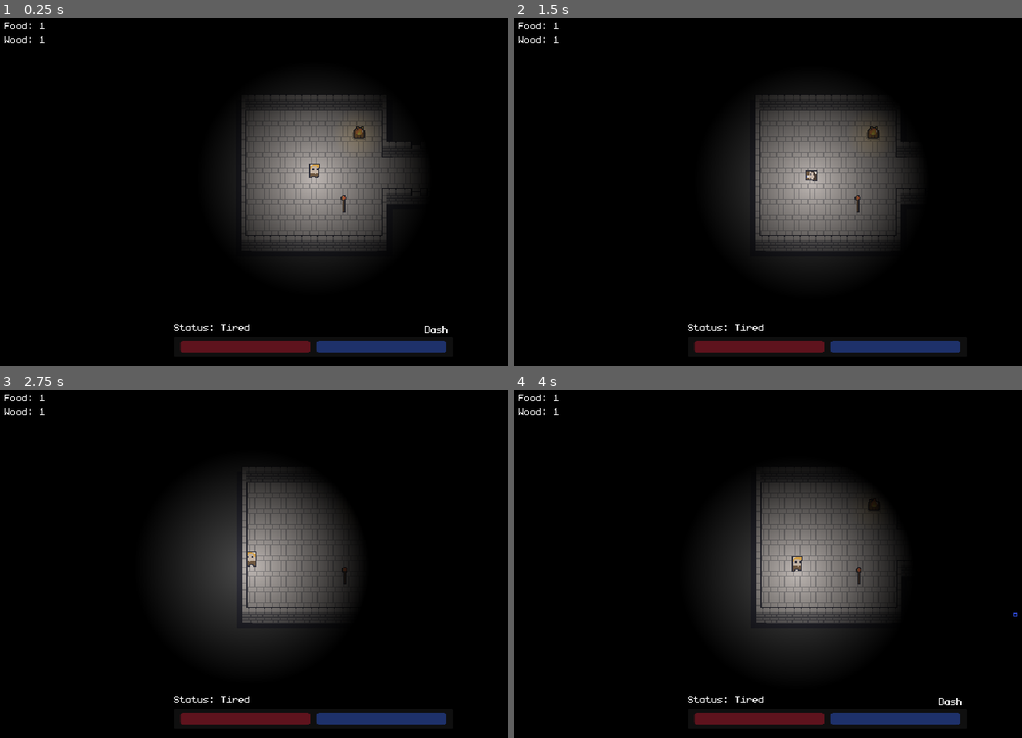
Above: before the commit, frames 1-4 (two rows, left to right).
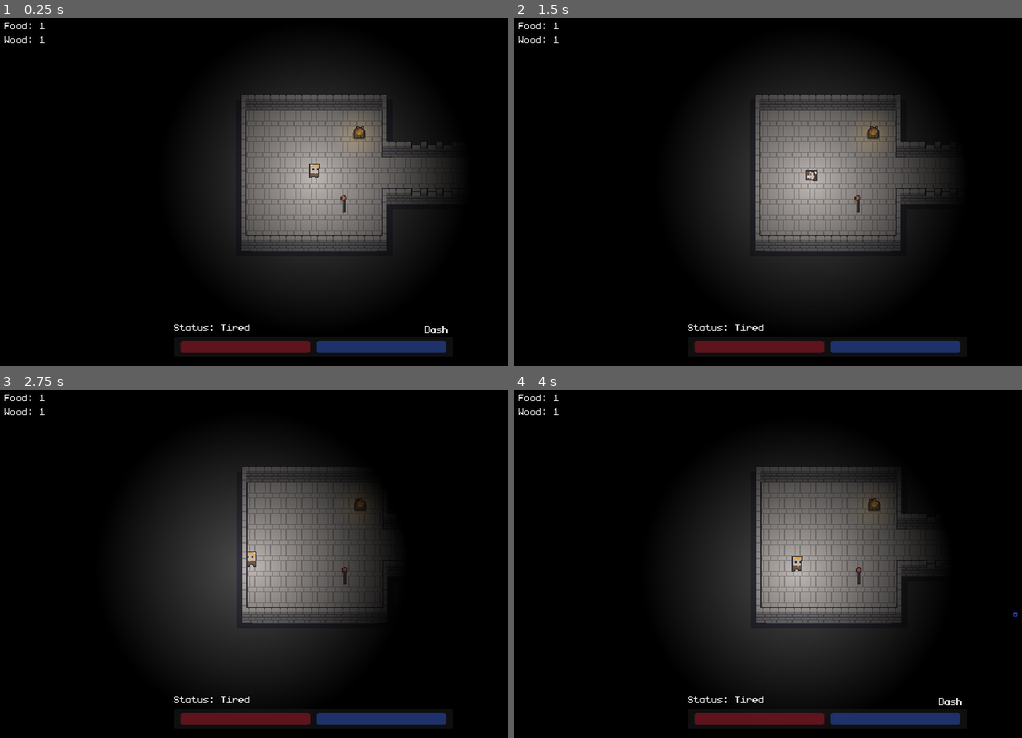
Above: after the commit, the same moments.

Repository: qmarsala/DeliciousDungeon
Game: Godot game, scene res://scenes/levels/dungeon.tscn
Same seed, same stepped clock (60 frames per second), same inputs: the game is played once before the commit and once after it. This scene is started directly instead of the project's main scene.
Inputs (mouse positions are in pixels of both pictures, inside the frame that each line leads up to):
- Up to frame 1 (0.25 s): no input
- Up to frame 2 (1.5 s): move the mouse to (966, 171) at 0.52 s; tap Q (basic_attack) at 0.6 s; tap Enter at 1.25 s; move the mouse to (701, 205) at 1.27 s; right-click (701, 205) at 1.35 s
- Up to frame 3 (2.75 s): move the mouse to (375, 483) at 2.02 s; tap W (heavy_attack) at 2.1 s
- Up to frame 4 (4 s): move the mouse to (793, 633) at 2.77 s; tap E (interact) at 2.85 s; move the mouse to (1016, 616) at 3.52 s; press the mouse at (1016, 616) at 3.53 s

The runs differ from the first frame. In frame 1, 6.2% of the frame differs, in the area x 47-89%, y 22-67%; in frame 2, 6.0%; in frame 3, 7.0%, in the area x 47-77%, y 22-68%; in frame 4, 6.8%.

Commit message:
use new shader in load transitions

Diff:
--- a/src/scenes/game.tscn
+++ b/src/scenes/game.tscn
@@ -1,10 +1,17 @@
-[gd_scene load_steps=9 format=3 uid="uid://c38pvspamielw"]
+[gd_scene load_steps=11 format=3 uid="uid://c38pvspamielw"]
 
 [ext_resource type="Script" path="res://assets/scripts/main.gd" id="1_j0ii5"]
 [ext_resource type="PackedScene" uid="uid://c44qt8656qxed" path="res://scenes/levels/outdoors.tscn" id="2_re2jb"]
 [ext_resource type="PackedScene" uid="uid://v8yl2qd4myvg" path="res://scenes/levels/dungeon.tscn" id="3_sqakx"]
 [ext_resource type="PackedScene" uid="uid://dl4c3hhbw5max" path="res://scenes/main_menu.tscn" id="4_yc5bf"]
 [ext_resource type="PackedScene" uid="uid://dewbvl8yppxyi" path="res://scenes/damage_number.tscn" id="5_k5bt7"]
+[ext_resource type="Shader" path="res://assets/fog.gdshader" id="6_rybb5"]
+
+[sub_resource type="ShaderMaterial" id="ShaderMaterial_32tff"]
+shader = ExtResource("6_rybb5")
+shader_parameter/radius = 0.6
+shader_parameter/origin = Vector2(0.5, 0.5)
+shader_parameter/color = null
 
 [sub_resource type="Animation" id="Animation_al4iy"]
 length = 0.001
@@ -19,6 +26,18 @@
 "transitions": PackedFloat32Array(1),
 "update": 0,
 "values": [Color(0, 0, 0, 0)]
+}
+tracks/1/type = "value"
+tracks/1/imported = false
+tracks/1/enabled = true
+tracks/1/path = NodePath("TransitionLayer/ColorRect:material:shader_parameter/radius")
+tracks/1/interp = 1
+tracks/1/loop_wrap = true
+tracks/1/keys = {
+"times": PackedFloat32Array(0),
+"transitions": PackedFloat32Array(1),
+"update": 0,
+"values": [0.6]
 }
 
 [sub_resource type="Animation" id="Animation_73lpd"]
@@ -49,6 +68,18 @@
 "method": &"_perform_scene_change"
 }]
 }
+tracks/2/type = "value"
+tracks/2/imported = false
+tracks/2/enabled = true
+tracks/2/path = NodePath("TransitionLayer/ColorRect:material:shader_parameter/radius")
+tracks/2/interp = 1
+tracks/2/loop_wrap = true
+tracks/2/keys = {
+"times": PackedFloat32Array(0, 0.133333, 0.266667, 0.733333, 0.866667, 1),
+"transitions": PackedFloat32Array(1, 1, 1, 1, 1, 1),
+"update": 0,
+"values": [0.6, 0.25, 0.0, 0.0, 0.25, 0.6]
+}
 
 [sub_resource type="AnimationLibrary" id="AnimationLibrary_khrm0"]
 _data = {
@@ -75,9 +106,16 @@
 
 [node name="ColorRect" type="ColorRect" parent="TransitionLayer"]
 modulate = Color(0, 0, 0, 0)
-anchors_preset = 15
-anchor_right = 1.0
-anchor_bottom = 1.0
+material = SubResource("ShaderMaterial_32tff")
+anchors_preset = 8
+anchor_left = 0.5
+anchor_top = 0.5
+anchor_right = 0.5
+anchor_bottom = 0.5
+offset_left = -400.0
+offset_top = -400.0
+offset_right = 400.0
+offset_bottom = 400.0
 grow_horizontal = 2
 grow_vertical = 2
 
--- a/src/scenes/levels/dungeon.tscn
+++ b/src/scenes/levels/dungeon.tscn
@@ -15,7 +15,7 @@
 
 [sub_resource type="ShaderMaterial" id="ShaderMaterial_xeumt"]
 shader = ExtResource("2_nr1ht")
-shader_parameter/radius = 0.15
+shader_parameter/radius = 0.2
 shader_parameter/origin = Vector2(0.5, 0.5)
 shader_parameter/color = null
 
